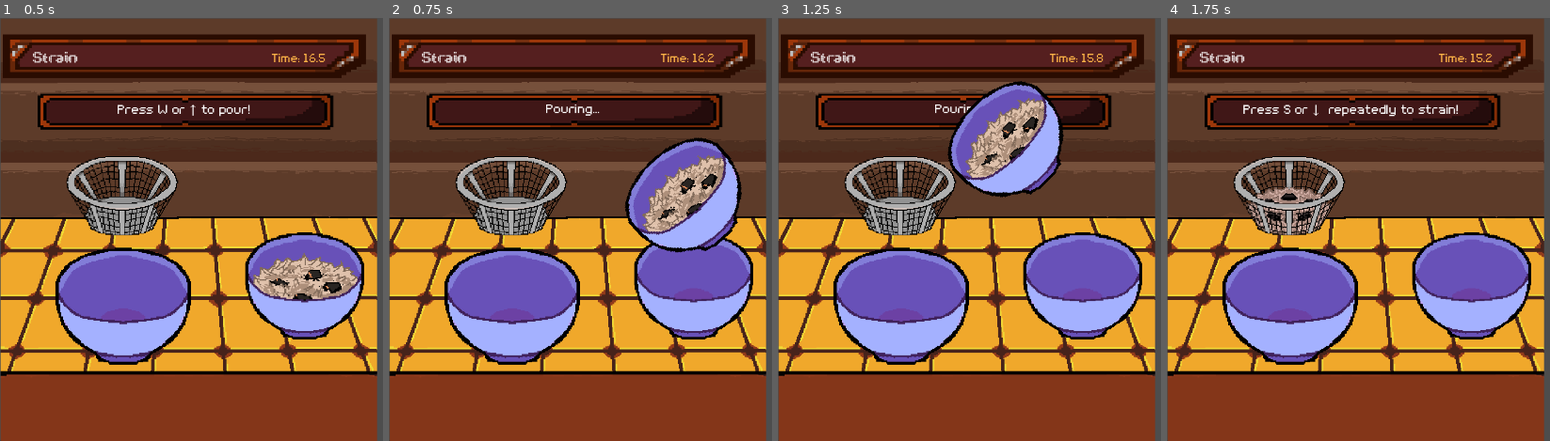
Above: before the commit, frames 1-4 (left to right).
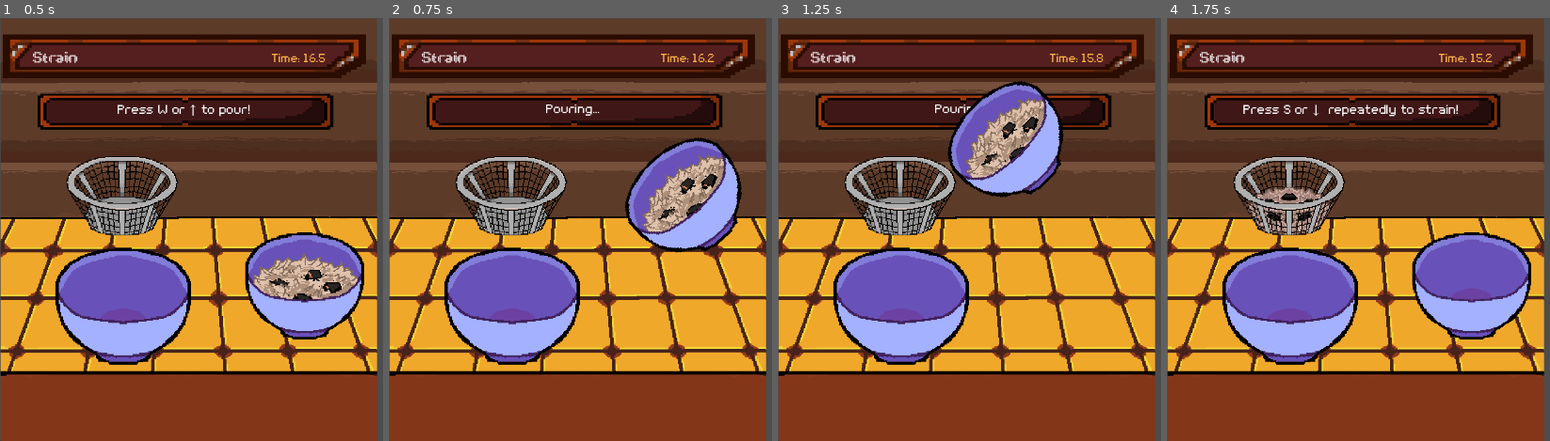
Above: after the commit, the same moments.

Repository: aleynaurr/Sarap-Game
Game: Godot game, scene res://scenes/minigames/StrainMinigame.tscn
The game is run twice, just before and just after one commit, with the same random seed, the same clock (stepped at 60 frames per second) and the same inputs. This scene is started directly instead of the project's main scene.
Inputs (mouse positions are in pixels of both pictures, inside the frame that each line leads up to):
- Up to frame 1 (0.5 s): no input
- Up to frame 2 (0.75 s): tap W (move_up_p1) at 0.5 s; move the mouse to (outside the picture) at 0.52 s; hold D (move_right_p1) from 0.53 s (still down); tap Q (grab_p1) at 0.6 s; click (outside the picture) at 0.67 s
- Up to frame 3 (1.25 s): keep holding D (move_right_p1); tap Enter (ui_accept) at 0.77 s
- Up to frame 4 (1.75 s): release D (move_right_p1) at 1.25 s; drag from (1392, 250) to (1504, 314) at 1.27 s

Frame 1 is identical in both runs. In frame 2, 5.7% of the frame differs, in the area x 63-96%, y 52-76%; in frame 3, 6.3%, in the area x 63-96%, y 50-76%; in frame 4, nothing differs.

Commit message:
strain ok

Diff:
--- a/scenes/minigames/StrainMinigame.tscn
+++ b/scenes/minigames/StrainMinigame.tscn
@@ -90,6 +90,7 @@
 horizontal_alignment = 1
 
 [node name="BigMixerBowl2" type="TextureRect" parent="." unique_id=1700068621]
+visible = false
 layout_mode = 0
 offset_left = 400.0
 offset_top = 346.0
--- a/scripts/minigames/strain_minigame.gd
+++ b/scripts/minigames/strain_minigame.gd
@@ -124,6 +124,7 @@
 func _pour_mixture() -> void:
 	_is_pouring = true
 	_lbl_status.text = "Pouring..."
+	if big_mixer_bowl_2: big_mixer_bowl_2.visible = false
 
 	var pouring_sprite = _get_current_fanning_sprite()
 
